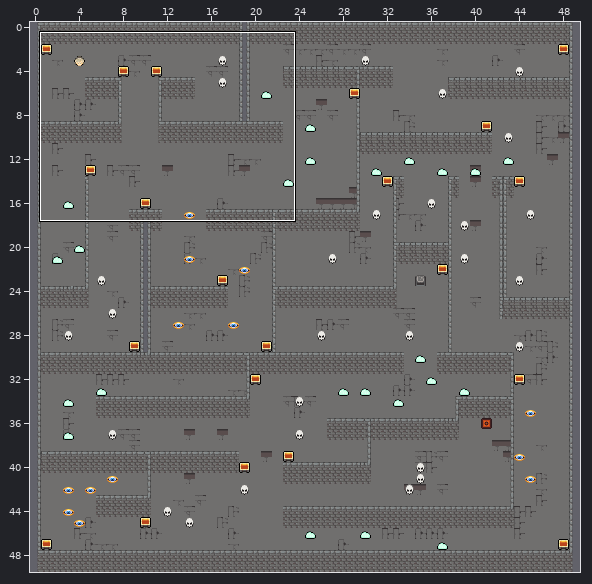
Level history. Tiled map: src/main/resources/level2.tmx. Above: a wide view before the commit, with the close-up outlined.
Close-up. Old version:
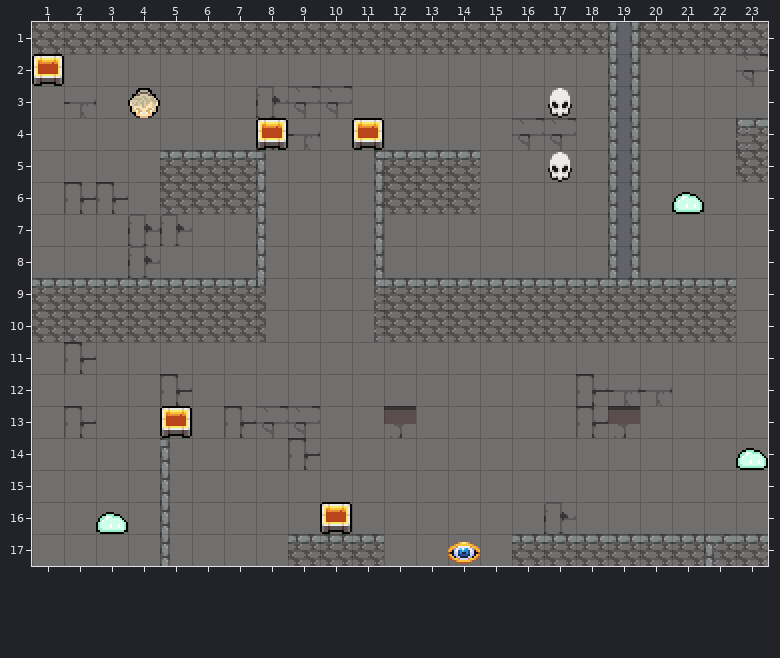
Cells are 16x16 px. Shown: x 1..23, y 1..17. The commit also changed other parts of the map, which this record leaves out.
After the commit:
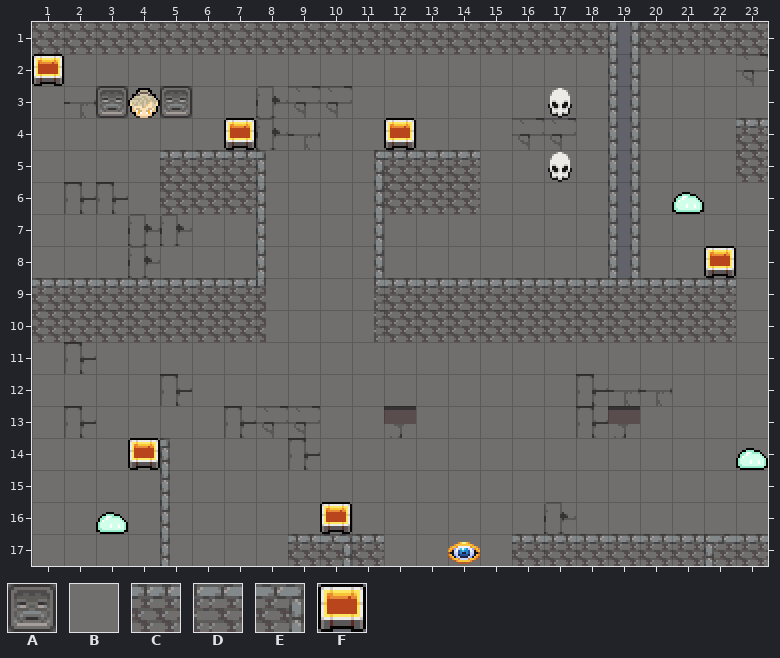
Key: from "Dungeon 1": A 0, B 5, C 15, D 36, E 37; from "Spawn_Atlas": F 5.
_ is an empty cell.
From old to new:
{"where": "layer \"Floor\""}
{"y":3,"x":3,"old":"B","new":"A"}
{"y":3,"x":5,"old":"B","new":"A"}
{"where": "layer \"Walls\""}
{"y":4,"x":23,"old":"D","new":"C"}
{"y":17,"x":10,"old":"C","new":"E"}
{"where": "layer \"Spawns\""}
{"y":4,"x":7,"old":"_F","new":"F_"}
{"y":4,"x":11,"old":"F_","new":"_F"}
{"y":8,"x":22,"old":"_","new":"F"}
{"y":13,"x":5,"old":"F","new":"_"}
{"y":14,"x":4,"old":"_","new":"F"}
{"label":"changed","picture_box":[96,86,128,118]}
{"label":"changed","picture_box":[160,86,192,118]}
{"label":"changed","picture_box":[224,118,288,150]}
{"label":"changed","picture_box":[352,118,416,150]}
{"label":"changed","picture_box":[736,118,764,150]}
{"label":"added","picture_box":[704,246,736,278]}
{"label":"changed","picture_box":[128,406,192,470]}
{"label":"changed","picture_box":[324,536,352,566]}
